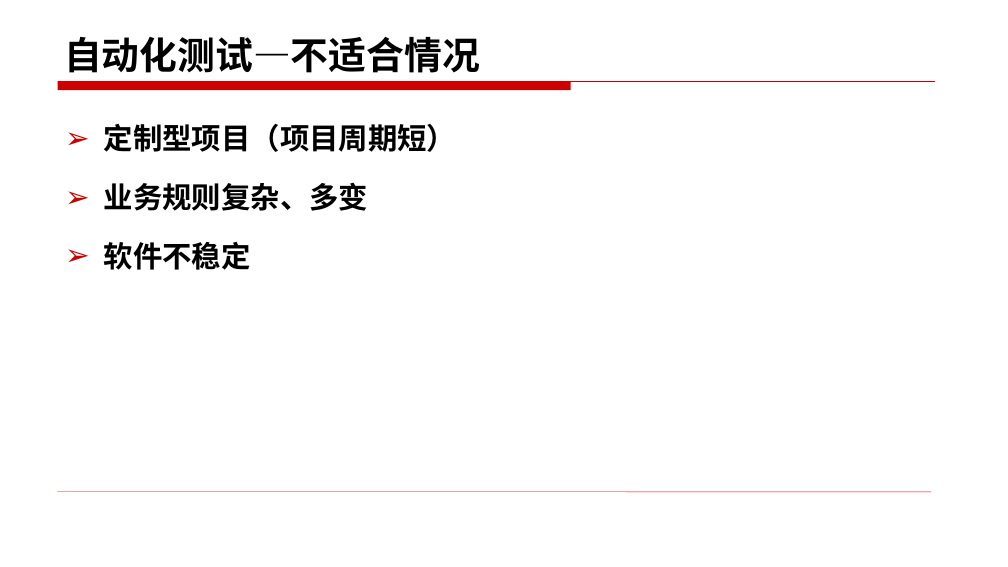
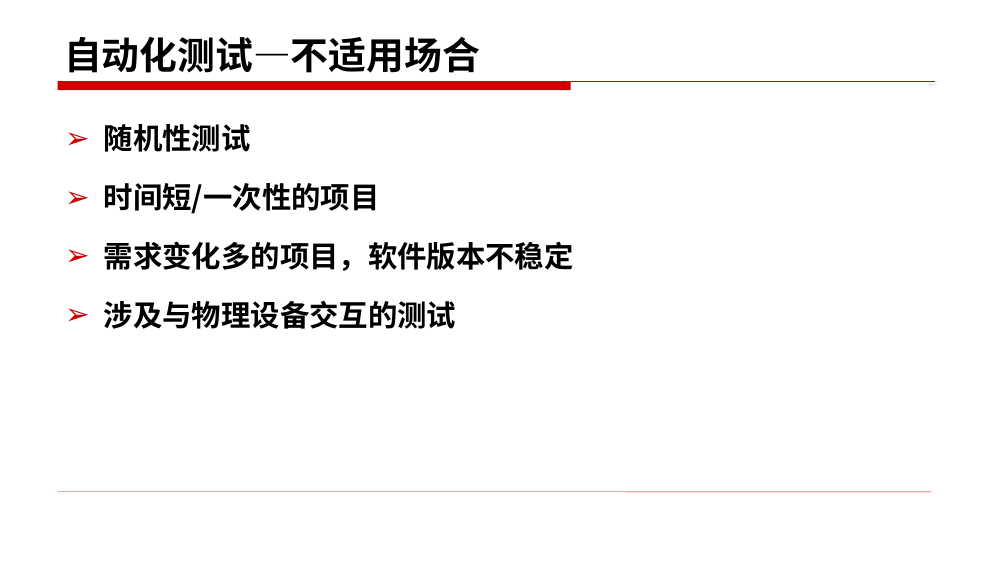
Before and after one commit to edu2act/course-foundation-software-tesing, a slide deck: slide 71 of materials/slides/1.1.pptx (slide 65 before the commit). Drawn at 1008x567 pixels with LibreOffice and Linux fonts; fonts in the diff are those of the drawing. Boxes give left, top, right and bottom in pixels: in the first picture for what was removed or moved away, otherwise in the second. Text is boxed around its words. In the diff, an @@ line names an element or a change of style, - is before the commit and + after.

```diff
--- a/materials/slides/1.1.pptx
+++ b/materials/slides/1.1.pptx
@@ title at bbox=[64, 37, 480, 73]: text changed @@
-自动化测试—不适合情况
+自动化测试—不适用场合
@@ text at bbox=[104, 124, 574, 329]: text changed @@
-➢ 定制型项目（项目周期短）
-➢ 业务规则复杂、多变
-➢ 软件不稳定
+  ➢ 随机性测试
+  ➢ 时间短/一次性的项目
+  ➢ 需求变化多的项目，软件版本不稳定
+  ➢ 涉及与物理设备交互的测试
```
Also in this commit, not shown: 10 other slides changed, 12 slides added, 6 slides removed, 18 other files.
